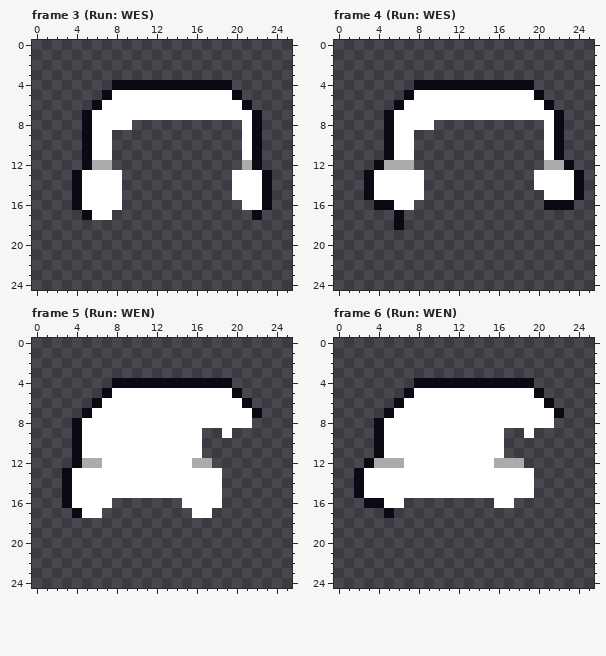
File history of a pixel-art file, raw assets/player.ase. Above, as it was before the edit.
26x25 pixels, 16 frames. Shown: frame 3 (Run: WES), frame 4 (Run: WES), frame 5 (Run: WEN), frame 6 (Run: WEN). The commit also changed other frames, which this record leaves out.
After the commit:
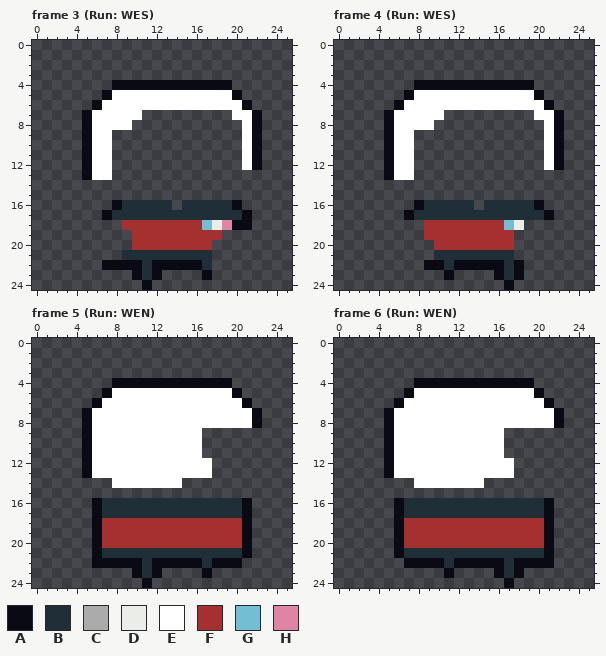
Palette (. is transparent): A #090a14  B #202e37  C #ababab  D #ebede9  E #ffffff  F #a53030  G #73bed3  H #df84a5
Changes in this commit:
layer "Body" now shown
layer "hair 2" now hidden
layer "hair 3" added
Changed rows in their new state; - is an unchanged pixel.
Frame 3 (Run: WES):
first column x 11:
 7 .........
first column x 4:
12 --EE-------------E--
13 .A--.-----------....
14 .....-----------....
15 .....-----------....
16 ....ABBBBB-BBBBBA...
17 -..ABBBBBBBBBBBBBA.-
18 -----FFFFFFFFGDHAA--
19 ------FFFFFFFFF-----
20 ------FFFFFFFF------
21 -----BBBBBBBBB------
22 ---AAAABAAAAAB------
23 ------ABA----A------
24 -------A------------
Frame 4 (Run: WES):
first column x 11:
 7 .........
first column x 3:
12 -.AEE-------------EA.-
13 ..A--.-----------.....
14 ......-----------.....
15 ......------------....
16 -....ABBBBB-BBBBBA...-
17 ---.ABBBBBBBBBBBBBA---
18 ---.--FFFFFFFFGD------
19 ------FFFFFFFFF-------
20 -------FFFFFFFF-------
21 -------BBBBBBBB-------
22 ------AABAAAAABA------
23 --------A----ABA------
24 --------------A-------
Frame 5 (Run: WEN):
first column x 3:
 8 -.A----------------A
 9 -.A-------------.---
10 -.A-----------------
11 -.A-----------------
12 -.AE---------EE-----
13 ..A------------.----
14 .....-------....----
15 ................----
16 ...ABBBBBBBBBBBBBBA-
17 -..ABBBBBBBBBBBBBBA-
18 ---AFFFFFFFFFFFFFFA-
19 ---AFFFFFFFFFFFFFFA-
20 ---AFFFFFFFFFFFFFFA-
21 ---ABBBBBBBBBBBBBBA-
22 ---AAAAABAAAAABAAA--
23 -------ABA----A-----
24 --------A-----------
Frame 6 (Run: WEN):
first column x 2:
 8 --.A----------------A
 9 --.A-------------.---
10 --.A-----------------
11 --.A-----------------
12 -..AE---------EE.----
13 ...A------------..---
14 ......-------.....---
15 ..................---
16 -...ABBBBBBBBBBBBBBA-
17 ---.ABBBBBBBBBBBBBBA-
18 ----AFFFFFFFFFFFFFFA-
19 ----AFFFFFFFFFFFFFFA-
20 ----AFFFFFFFFFFFFFFA-
21 ----ABBBBBBBBBBBBBBA-
22 -----AAAABAAAAABAAAA-
23 ---------A----ABA----
24 ---------------A-----
Changed places in both pictures, as pixel boxes (x1, y1, x2, y2):
erased: (142, 110, 232, 120)
changed: (72, 160, 272, 290)
erased: (444, 110, 534, 120)
changed: (364, 160, 584, 290)
changed: (62, 418, 262, 588)
changed: (354, 418, 564, 588)
